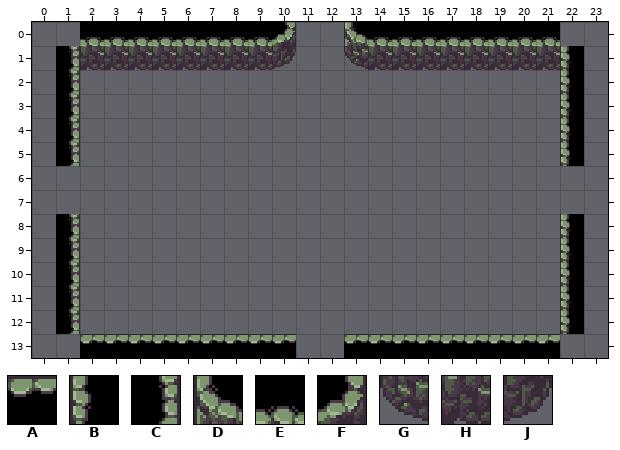
An edit to a level. Tiled map, combat_test/assets/sprites/maps/Cave/test.tmx. The picture above was drawn from the file before the commit.
Cells are 16x16 px. Shown: x 0..23, y 0..13.
Key: from "Dungeon_Autotiles": A 1, B 10, C 12, D 20, E 21, F 22, G 40, H 41, J 42.
_ is an empty cell.
Layer "Capa de patrones 1" before, first column x 0:
 0 __EEEEEEEEF__DEEEEEEEE__
 1 _CHHHHHHHHJ__GHHHHHHHHB_
 2 _C____________________B_
 3 _C____________________B_
 4 _C____________________B_
 5 _C____________________B_
 6 ________________________
 7 ________________________
 8 _C____________________B_
 9 _C____________________B_
10 _C____________________B_
11 _C____________________B_
12 _C____________________B_
13 __AAAAAAAAA__AAAAAAAAA__
Now the later version:
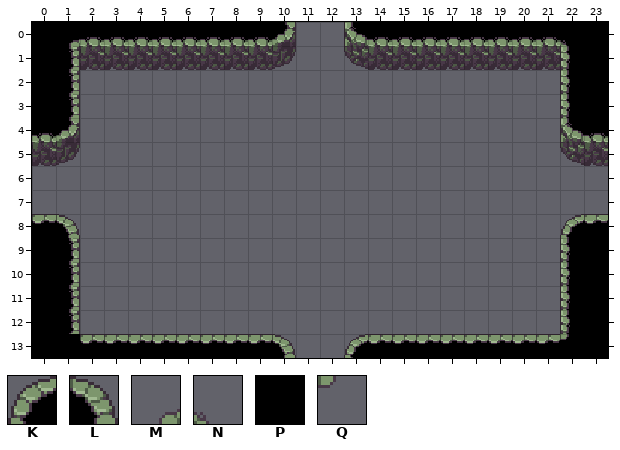
Further tiles: from "Dungeon_Autotiles": K 0, L 2, M 6, N 7, P 11, Q 17.
Tiles of an added or newly shown layer are drawn over the layers below it.
From old to new:
Layer "Capa de patrones 1":
y 0: x 0..1 __ -> PP; x 22..23 __ -> PP
y 1..3: x 0 _ -> P; x 23 _ -> P
y 4: x 0..1 _C -> EF; x 22..23 B_ -> DE
y 5: x 0..1 _C -> HJ; x 22..23 B_ -> GH
y 8: x 0..1 _C -> AL; x 22..23 B_ -> KA
y 9..12: x 0 _ -> P; x 23 _ -> P
y 13: x 0..1 __ -> PP; x 10 A -> L; x 13 A -> K; x 22..23 __ -> PP
Layer "Capa de patrones 2" (added):
y 0: x 1 _ -> M; x 22 _ -> N
y 13: x 22 _ -> Q
Boxes around the changes in both pictures, in picture pixels (x1, y1, x2, y2):
changed: (32, 22, 80, 166)
changed: (560, 22, 608, 166)
changed: (32, 214, 80, 358)
changed: (560, 214, 608, 358)
changed: (272, 334, 296, 358)
changed: (344, 334, 367, 358)
